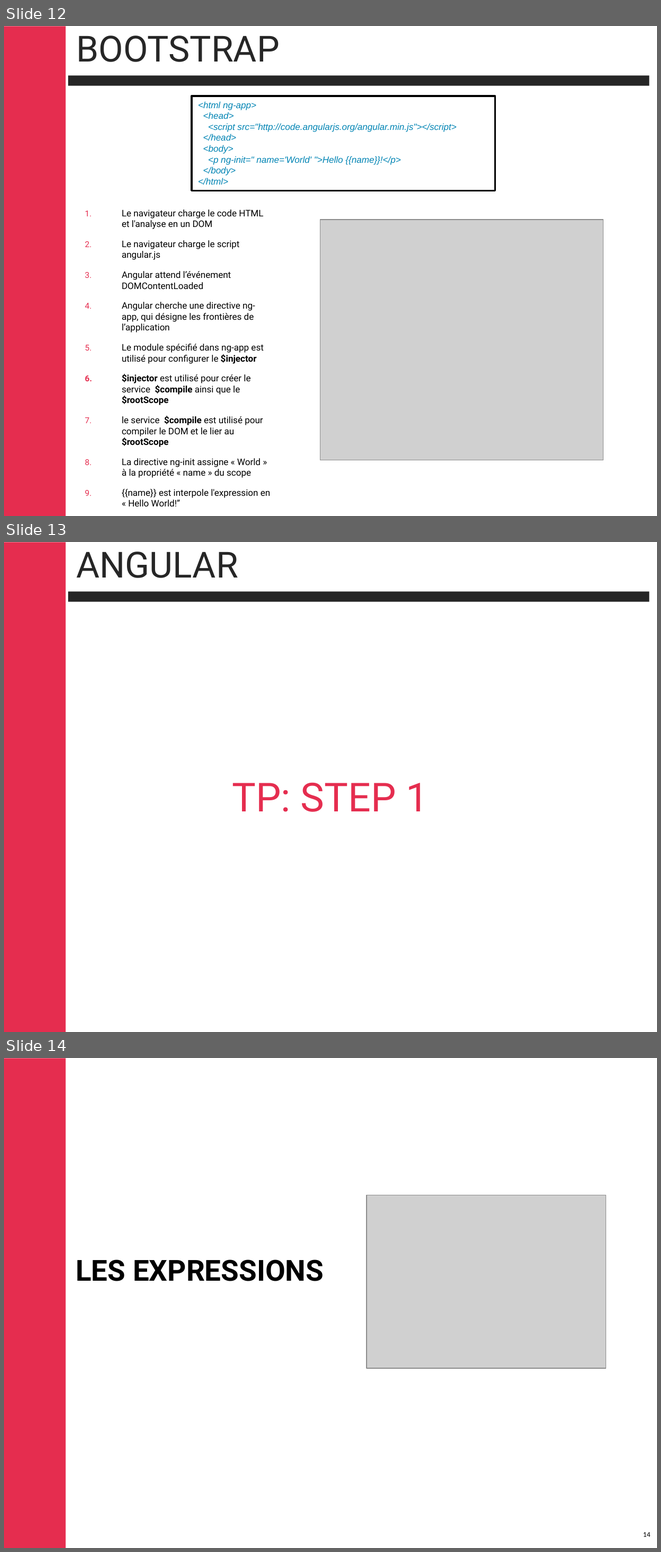
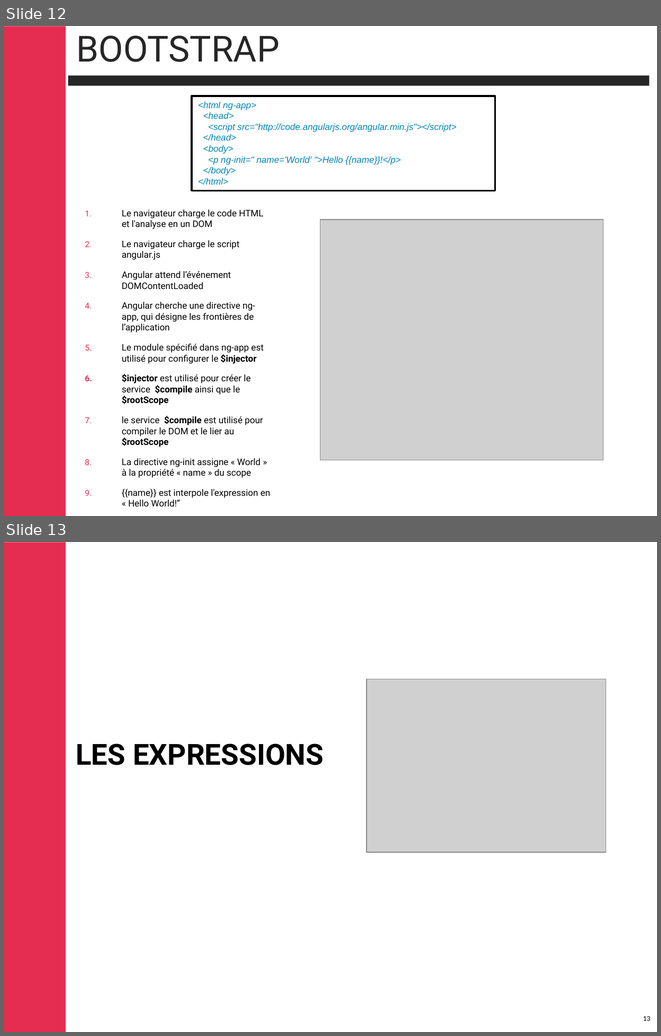
Before and after one commit to cbalit/handson-angular, a slide deck: Angular.pptx. Shown one above the other, each under a label of ours: slides 12, 13 and 14 before the commit, slides 12 and 13 after it. The pictures are 661x1552 and 661x1036 pixels, drawn with LibreOffice and Linux fonts; fonts in the diff are those of the drawing; grey boxes stand for pictures; background and template pictures are left out. Boxes give left, top, right and bottom in pixels: in the first picture for what was removed or moved away, otherwise in the second. Text is boxed around its words. In the diff, an @@ line names an element or a change of style, - is before the commit and + after.

Commit message:
update slides

```diff
--- a/Angular.pptx
+++ b/Angular.pptx
@@ slide 13 removed at [4,542,657,1032], background #FFFFFF; not listed: 2 template elements that a slide beside it also shows @@
@@ title removed at [76,552,238,578] @@
-ANGULAR
@@ text removed at [232,782,428,812] @@
-TP: STEP 1
@@ what was slide 14 is now slide 13 @@
@@ page number at [643,1016,651,1021]: text changed @@
-14
+13
```
